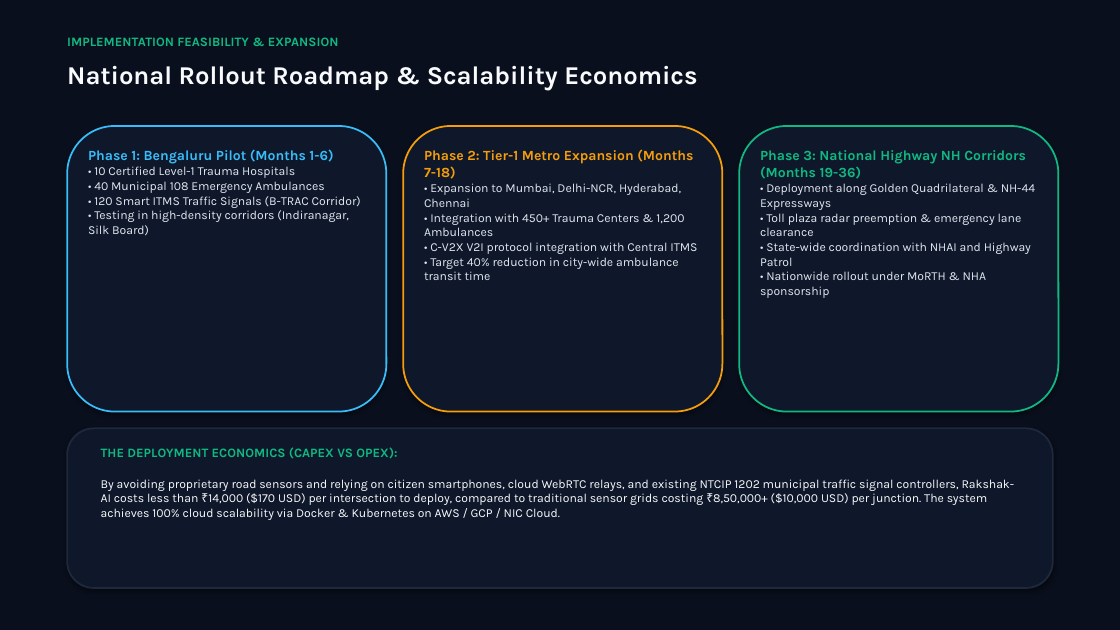
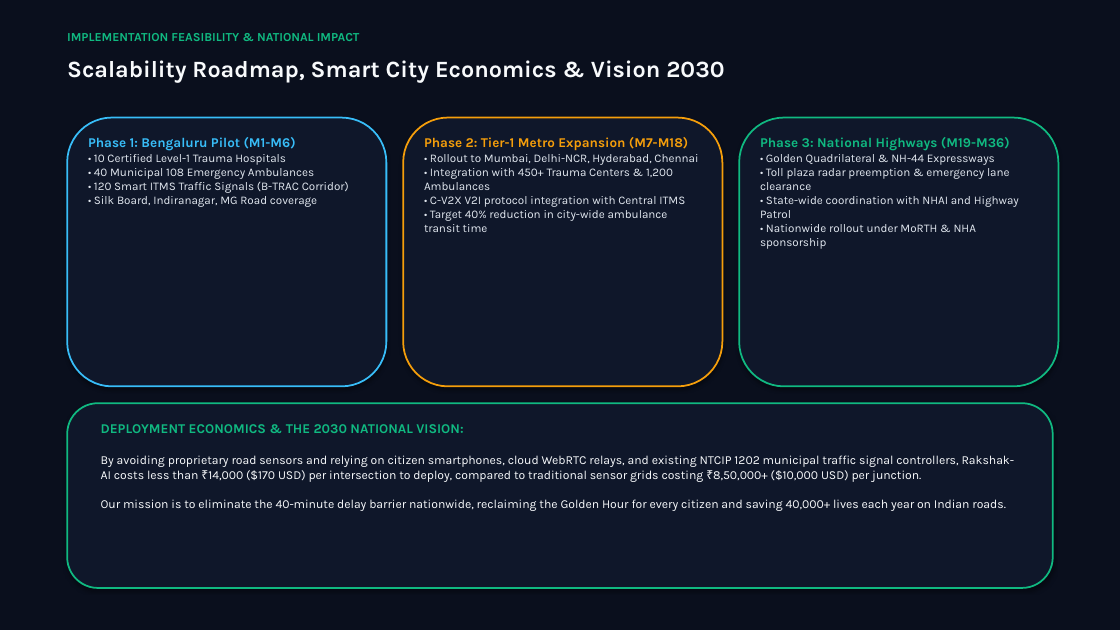
Before and after one commit to StevinJoseph22/Rakshak-AI, a slide deck: slide 20 of Vikist Blueprint/2. PITCH FILES/Rakshak_AI_Master_Presentation.pptx (slide 16 before the commit). Drawn at 1120x630 pixels with LibreOffice and Linux fonts; fonts in the diff are those of the drawing. Boxes give left, top, right and bottom in pixels: in the first picture for what was removed or moved away, otherwise in the second. Text is boxed around its words. In the diff, an @@ line names an element or a change of style, - is before the commit and + after.

```diff
--- a/Vikist Blueprint/2. PITCH FILES/Rakshak_AI_Master_Presentation.pptx
+++ b/Vikist Blueprint/2. PITCH FILES/Rakshak_AI_Master_Presentation.pptx
@@ text at bbox=[67, 33, 360, 41]: text changed; size 11 to 10.5 pt @@
-IMPLEMENTATION FEASIBILITY & EXPANSION
+IMPLEMENTATION FEASIBILITY & NATIONAL IMPACT
@@ text at bbox=[67, 60, 724, 83]: text changed; size 22 to 20 pt @@
-National Rollout Roadmap & Scalability Economics
+Scalability Roadmap, Smart City Economics & Vision 2030
@@ rounded rectangle: place and size @@
-rounded rectangle at bbox=[67, 126, 386, 412]
+rounded rectangle at bbox=[67, 118, 386, 386]
@@ rounded rectangle: place and size @@
-rounded rectangle at bbox=[403, 126, 723, 412]
+rounded rectangle at bbox=[403, 118, 723, 386]
@@ rounded rectangle: place and size @@
-rounded rectangle at bbox=[739, 126, 1059, 412]
+rounded rectangle at bbox=[739, 118, 1059, 386]
@@ text at bbox=[88, 137, 349, 207]: text changed; size 10.5 to 10 pt @@
-Phase 1: Bengaluru Pilot (Months 1-6)
-• 10 Certified Level-1 Trauma Hospitals
-• 40 Municipal 108 Emergency Ambulances
-• 120 Smart ITMS Traffic Signals (B-TRAC Corridor)
-• Testing in high-density corridors (Indiranagar, Silk Board)
+Phase 1: Bengaluru Pilot (M1-M6)
+• 10 Certified Level-1 Trauma Hospitals
+• 40 Municipal 108 Emergency Ambulances
+• 120 Smart ITMS Traffic Signals (B-TRAC Corridor)
+• Silk Board, Indiranagar, MG Road coverage
@@ text at bbox=[424, 137, 698, 232]: text changed; size 10.5 to 10 pt @@
-Phase 2: Tier-1 Metro Expansion (Months 7-18)
-• Expansion to Mumbai, Delhi-NCR, Hyderabad, Chennai
-• Integration with 450+ Trauma Centers & 1,200 Ambulances
-• C-V2X V2I protocol integration with Central ITMS
-• Target 40% reduction in city-wide ambulance transit time
+Phase 2: Tier-1 Metro Expansion (M7-M18)
+• Rollout to Mumbai, Delhi-NCR, Hyderabad, Chennai
+• Integration with 450+ Trauma Centers & 1,200 Ambulances
+• C-V2X V2I protocol integration with Central ITMS
+• Target 40% reduction in city-wide ambulance transit time
@@ text at bbox=[760, 137, 1019, 249]: text changed; size 10.5 to 10 pt @@
-Phase 3: National Highway NH Corridors (Months 19-36)
-• Deployment along Golden Quadrilateral & NH-44 Expressways
-• Toll plaza radar preemption & emergency lane clearance
-• State-wide coordination with NHAI and Highway Patrol
-• Nationwide rollout under MoRTH & NHA sponsorship
+Phase 3: National Highways (M19-M36)
+• Golden Quadrilateral & NH-44 Expressways
+• Toll plaza radar preemption & emergency lane clearance
+• State-wide coordination with NHAI and Highway Patrol
+• Nationwide rollout under MoRTH & NHA sponsorship
@@ rounded rectangle: place and size @@
-rounded rectangle at bbox=[67, 429, 1053, 588]
+rounded rectangle at bbox=[67, 403, 1053, 588]
@@ rounded rectangle at bbox=[67, 403, 1053, 588]: outline #1E293B 1.5 pt to #10B981 1.5 pt @@
@@ text at bbox=[101, 424, 1015, 511]: text changed @@
-THE DEPLOYMENT ECONOMICS (CAPEX VS OPEX):
-By avoiding proprietary road sensors and relying on citizen smartphones, cloud WebRTC relays, and existing NTCIP 1202 municipal traffic signal controllers, Rakshak-AI costs less than ₹14,000 ($170 USD) per intersection to deploy, compared to traditional sensor grids costing ₹8,50,000+ ($10,000 USD) per junction. The system achieves 100% cloud scalability via Docker & Kubernetes on AWS / GCP / NIC Cloud.
+DEPLOYMENT ECONOMICS & THE 2030 NATIONAL VISION:
+By avoiding proprietary road sensors and relying on citizen smartphones, cloud WebRTC relays, and existing NTCIP 1202 municipal traffic signal controllers, Rakshak-AI costs less than ₹14,000 ($170 USD) per intersection to deploy, compared to traditional sensor grids costing ₹8,50,000+ ($10,000 USD) per junction.
+Our mission is to eliminate the 40-minute delay barrier nationwide, reclaiming the Golden Hour for every citizen and saving 40,000+ lives each year on Indian roads.
```
Also in this commit, not shown: 15 other slides changed, 4 slides added, 2 slides removed, 8 other files.
